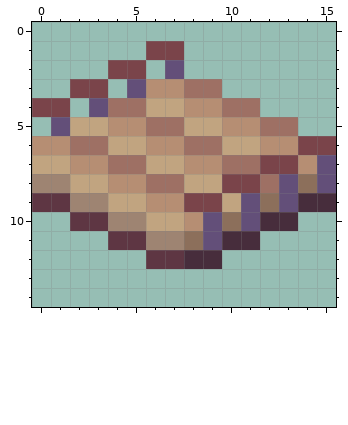
Pixel-art sprite: Media/Images/bridge1.png. The picture above was drawn from the file before the commit.
The file is 64x60 pixels, drawn in blocks of 4x4; one block is one cell here.
Now the later version:
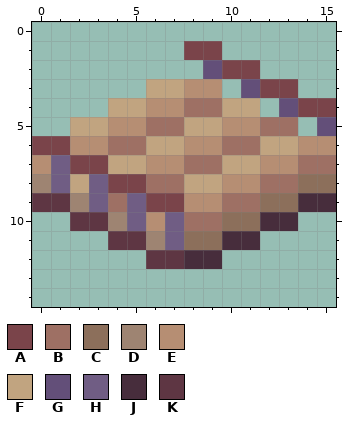
Palette (. is transparent): A #7a444a  B #9e7064  C #8c6f5b  D #9e8472  E #b68e73  F #c1a480  G #634f79  H #705d84  J #472d3c  K #5e3643
The edit:
@@ x 0..15 @@
  0 ................
- 1 ......AA........
- 2 ....AA.G........
- 3 ..AA.GEEBB......
- 4 AA.GBBFFEEBB....
- 5 .GFFEEBBFFEEBB..
- 6 EEBBFFEEBBFFEEAA
- 7 FFEEBBFFEEBBAAEG
- 8 DDFFEEBBFFAABGCG
- 9 KKDDFFEEAAFGCGJJ
-10 ..KKDDFFEGCGJJ..
-11 ....KKDDCGJJ....
+ 1 ........AA......
+ 2 .........GAA....
+ 3 ......FFEE.GAA..
+ 4 ....FFEEBBFF.GAA
+ 5 ..FFEEBBFFEEBB.G
+ 6 AAEEBBFFEEBBFFEE
+ 7 EHAAFFEEBBFFEEBB
+ 8 DHFHAABBFFEEBBCC
+ 9 KKDHBHAAEEBBCCJJ
+10 ..KKDHEHBBCCJJ..
+11 ....KKDHCCJJ....
 12 ......KKJJ......
Pixel boxes of the changes (left, top, right, bottom) in both pictures:
changed: (32, 41, 336, 250)
